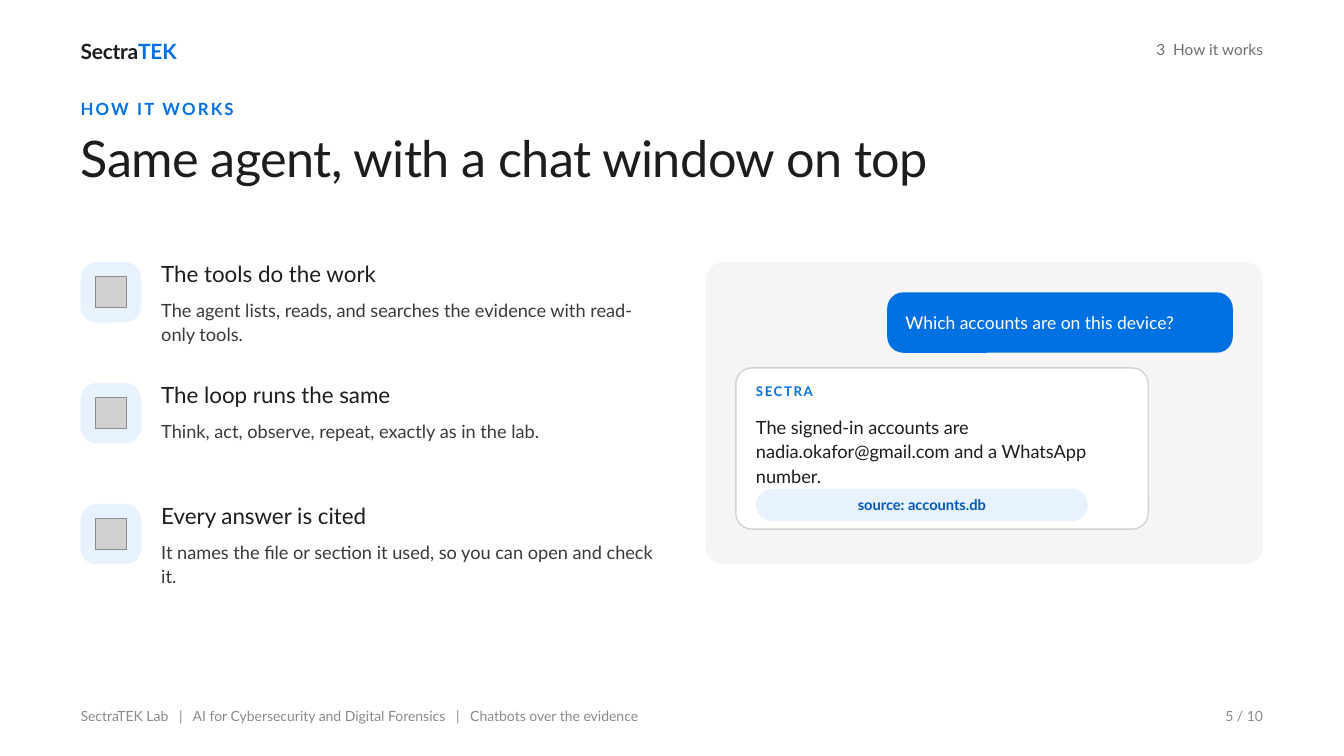
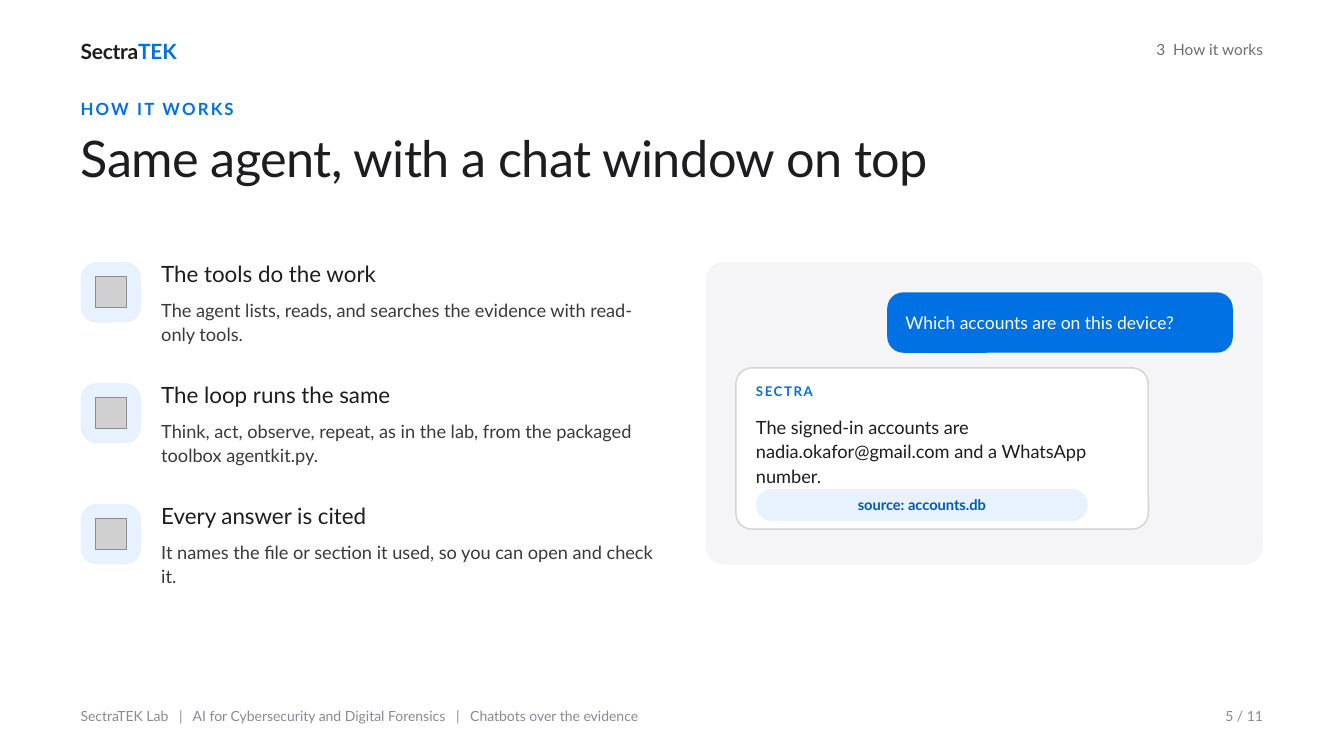
Before and after one commit to danjethh/sectratek-AI-Lab, a slide deck: slide 5 of lab07_llm_android_image_agent/slides/SectraTEK_Lab07_Chatbots.pptx. Drawn at 1344x756 pixels with LibreOffice and Linux fonts; fonts in the diff are those of the drawing; grey boxes stand for pictures. Boxes give left, top, right and bottom in pixels: in the first picture for what was removed or moved away, otherwise in the second. Text is boxed around its words. In the diff, an @@ line names an element or a change of style, - is before the commit and + after.

```diff
--- a/lab07_llm_android_image_agent/slides/SectraTEK_Lab07_Chatbots.pptx
+++ b/lab07_llm_android_image_agent/slides/SectraTEK_Lab07_Chatbots.pptx
@@ text at [161,424,631,466]: text changed @@
-Think, act, observe, repeat, exactly as in the lab.
+Think, act, observe, repeat, as in the lab, from the packaged toolbox agentkit.py.
@@ text at [1225,711,1263,721]: text changed @@
-5 / 10
+5 / 11
```
Also in this commit, not shown: 8 other slides changed, 1 slide added, 27 other files.
